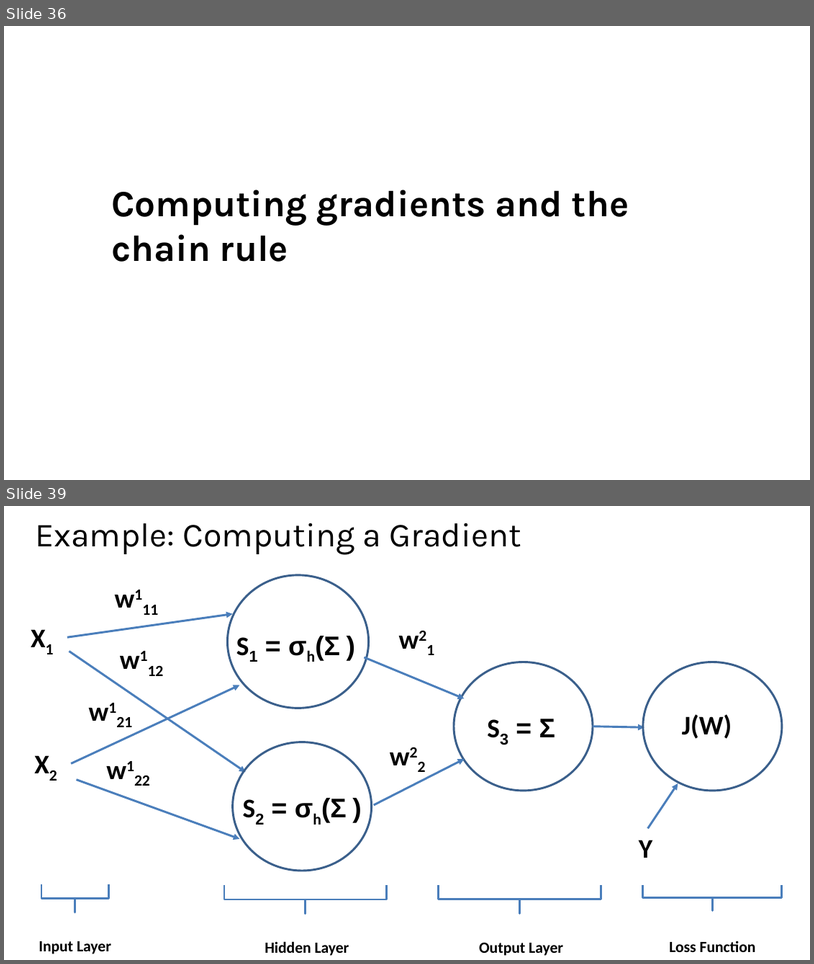
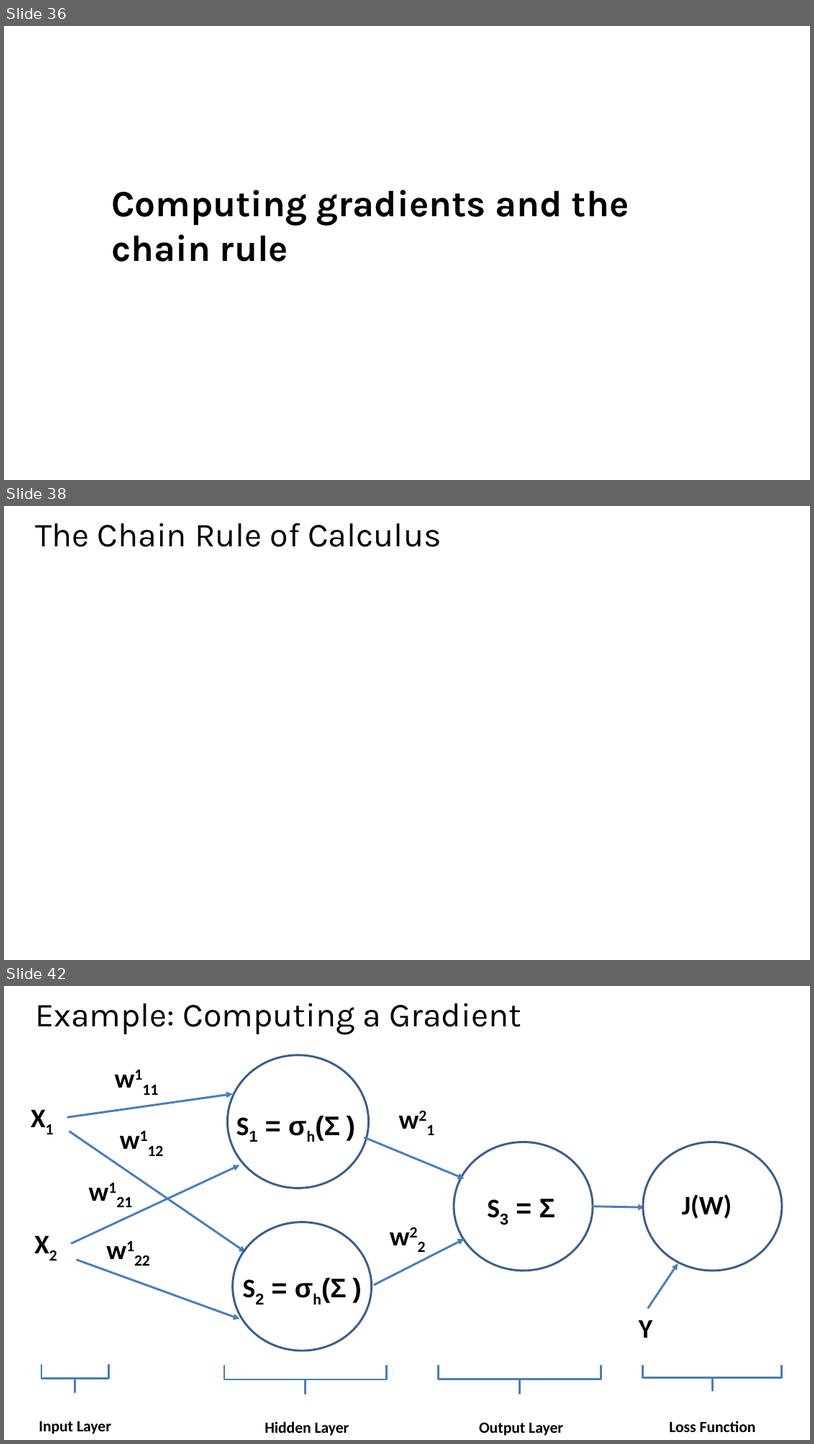
Before and after one commit to StephenElston/CSCI-E25, a slide deck: Slides/5_BuildingBlocksOfDeepLearning.pptx. Shown one above the other, each under a label of ours: slides 36 and 39 before the commit, slides 36, 38 and 42 after it; the slides between them are not shown. The pictures are 814x964 and 814x1444 pixels, drawn with LibreOffice and Linux fonts; fonts in the diff are those of the drawing; grey boxes stand for pictures. Boxes give left, top, right and bottom in pixels: in the first picture for what was removed or moved away, otherwise in the second. Text is boxed around its words. In the diff, an @@ line names an element or a change of style, - is before the commit and + after.

```diff
--- a/Slides/5_BuildingBlocksOfDeepLearning.pptx
+++ b/Slides/5_BuildingBlocksOfDeepLearning.pptx
@@ slide 38 added at (x1=4, y1=506, x2=810, y2=960), background #FFFFFF @@
@@ title added at (x1=35, y1=523, x2=441, y2=547), 40 pt, text #000000 @@
+The Chain Rule of Calculus
@@ what was slide 39 is now slide 42 @@
```
Also in this commit, not shown: 2 slides changed, 2 other slides added.
